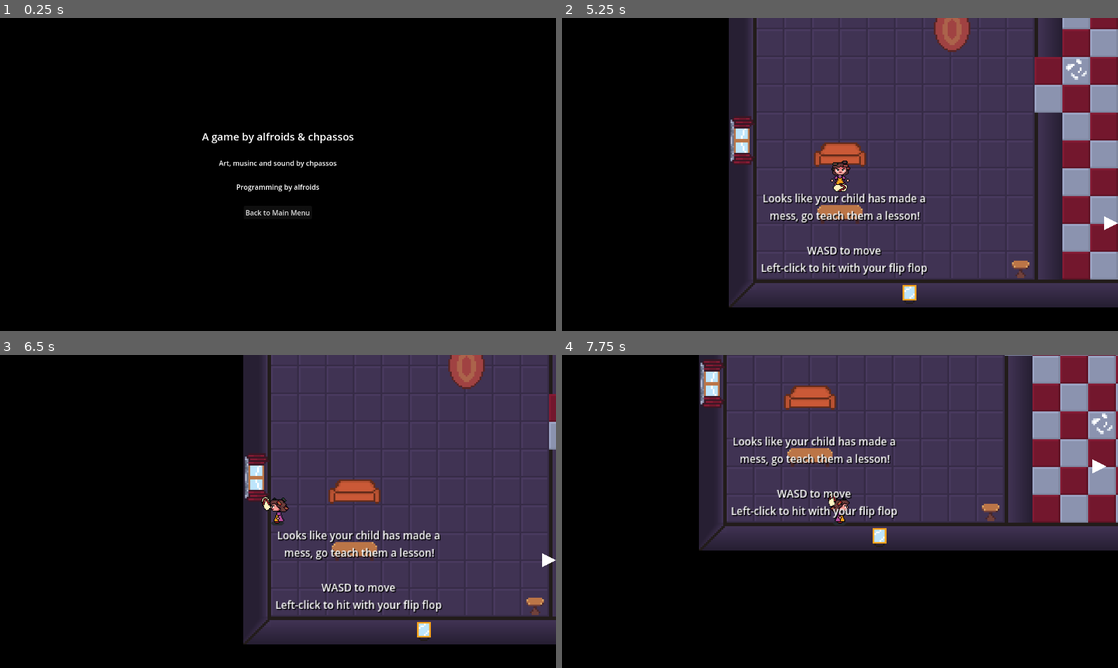
Above: before the commit, frames 1-4 (two rows, left to right).
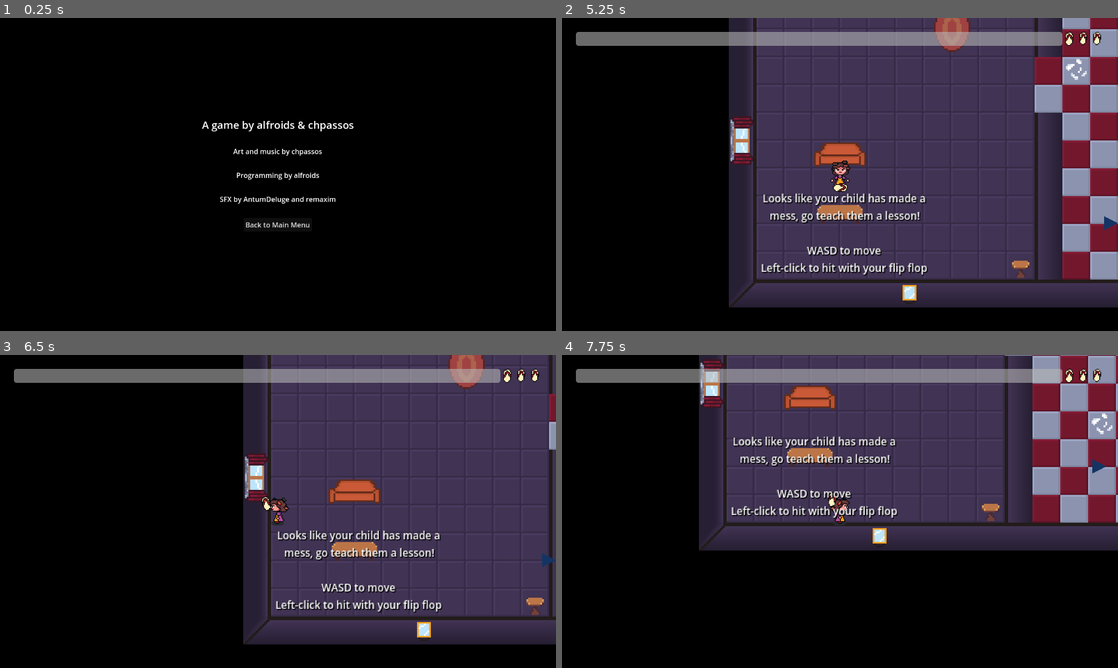
Above: after the commit, the same moments.

Repository: alfroids/Mama-Bazooka-
Game: Godot game, scene res://scenes/menus/credits.tscn
The game is run twice, just before and just after one commit, with the same random seed, the same clock (stepped at 60 frames per second) and the same inputs. This scene is started directly instead of the project's main scene.
Inputs (mouse positions are in pixels of both pictures, inside the frame that each line leads up to):
- Up to frame 1 (0.25 s): no input
- Up to frame 2 (5.25 s): tap Enter at 0.5 s; move the mouse to (962, 158) at 0.52 s; press the mouse at (962, 158) at 0.53 s; hold D (move_right) 0.53-1.25 s; release the mouse at (962, 158) at 1.25 s; click "Back to Main Menu" at 1.25 s; move the mouse to (728, 190) at 2.02 s; hold S (move_down) 2.03-2.78 s; click (728, 190) at 2.1 s; move the mouse to (895, 105) at 2.77 s; hold D (move_right) 2.78-3.53 s; hold E (interact) 2.78-3.53 s; click (895, 105) at 3.05 s; move the mouse to (812, 237) at 3.52 s; hold W (move_up) 3.53-4.28 s; click (812, 237) at 3.6 s; move the mouse to (1006, 221) at 4.27 s; press the mouse at (1006, 221) at 4.28 s; hold A (move_left) 4.28-5 s; release the mouse at (1006, 221) at 5 s; click "START" at 5 s
- Up to frame 3 (6.5 s): move the mouse to (111, 464) at 5.77 s; hold A (move_left) from 5.78 s (still down); tap E (interact) at 5.85 s; click (111, 464) at 6.05 s
- Up to frame 4 (7.75 s): move the mouse to (867, 511) at 6.52 s; release A (move_left) at 6.53 s; press the mouse at (867, 511) at 6.53 s; hold S (move_down) 6.53-7.28 s; tap Space at 7.25 s; move the mouse to (756, 433) at 7.27 s; release the mouse at (756, 433) at 7.28 s; hold D (move_right) from 7.28 s (still down); click (756, 433) at 7.35 s

The runs differ from the first frame. In frame 1, 1.7% of the frame differs, in the area x 36-64%, y 32-68%; in frame 2, 4.1%; in frame 3, 4.1%, in the area x 2-100%, y 4-68%; in frame 4, 4.1%.

Commit message:
Final fixes

Diff:
--- a/globals/audio_controller.gd
+++ b/globals/audio_controller.gd
@@ -11,7 +11,7 @@
 
 
 func play_intro_song() -> void:
-	volume_db = -5
+	volume_db = -2
 	stream = INTRO_SONG
 	play()
 
@@ -23,6 +23,6 @@
 
 
 func play_titlescreen_song() -> void:
-	volume_db = -5
+	volume_db = 0
 	stream = TITLESCREEN_SONG
 	play()
--- a/project.godot
+++ b/project.godot
@@ -10,8 +10,8 @@
 
 [application]
 
-config/name="Mama Bazooka!"
-run/main_scene="res://scenes/houses/house_1.tscn"
+config/name="Momagedon"
+run/main_scene="res://scenes/cutscenes/intro_warning.tscn"
 config/features=PackedStringArray("4.3", "Forward Plus")
 config/icon="res://icon.svg"
 
--- a/scenes/child/child.tscn
+++ b/scenes/child/child.tscn
@@ -26,6 +26,7 @@
 
 [node name="OffScreenIndicator" type="Polygon2D" parent="Anchor"]
 position = Vector2(-8, 0)
+color = Color(0.0784314, 0.203922, 0.392157, 1)
 polygon = PackedVector2Array(-8, -8, -8, 8, 8, 0)
 
 [node name="AudioStreamPlayer2D" type="AudioStreamPlayer2D" parent="."]
--- a/scenes/level/level.gd
+++ b/scenes/level/level.gd
@@ -77,7 +77,7 @@
 	is_level_over = true
 	horde_size += 1
 	#defeat_timer.paused = true
-	defeat_timer.start(defeat_timer.wait_time)
+	#defeat_timer.start(defeat_timer.wait_time)
 
 
 func _unhandled_input(event: InputEvent) -> void:
--- a/scenes/level/level.tscn
+++ b/scenes/level/level.tscn
@@ -22,7 +22,7 @@
 mother_scene = ExtResource("5_1ghes")
 
 [node name="DefeatTimer" type="Timer" parent="."]
-wait_time = 15.0
+wait_time = 20.0
 one_shot = true
 autostart = true
 
--- a/scenes/menus/credits.tscn
+++ b/scenes/menus/credits.tscn
@@ -30,7 +30,7 @@
 
 [node name="Label2" type="Label" parent="VBoxContainer"]
 layout_mode = 2
-text = "Art, musinc and sound by chpassos"
+text = "Art and music by chpassos"
 horizontal_alignment = 1
 vertical_alignment = 1
 
@@ -40,6 +40,12 @@
 horizontal_alignment = 1
 vertical_alignment = 1
 
+[node name="Label4" type="Label" parent="VBoxContainer"]
+layout_mode = 2
+text = "SFX by AntumDeluge and remaxim"
+horizontal_alignment = 1
+vertical_alignment = 1
+
 [node name="Button" type="Button" parent="VBoxContainer"]
 layout_mode = 2
 size_flags_horizontal = 4
--- a/scenes/tutorial/tutorial.gd
+++ b/scenes/tutorial/tutorial.gd
@@ -5,6 +5,11 @@
 
 
 func _ready() -> void:
+	Hud.visible = true
+	Hud.set_time_left(1)
+	Hud.set_hits_left(3)
+	tree_exited.connect(Hud.hide)
+
 	AudioController.play_main_song()
 	SignalBus.child_fainted.connect(_on_child_fainted)
 
--- a/scenes/tutorial/tutorial_child.tscn
+++ b/scenes/tutorial/tutorial_child.tscn
@@ -25,6 +25,7 @@
 
 [node name="OffScreenIndicator" type="Polygon2D" parent="Anchor"]
 position = Vector2(-8, 0)
+color = Color(0.0784314, 0.203922, 0.392157, 1)
 polygon = PackedVector2Array(-8, -8, -8, 8, 8, 0)
 
 [node name="NavigationAgent2D" type="NavigationAgent2D" parent="."]
